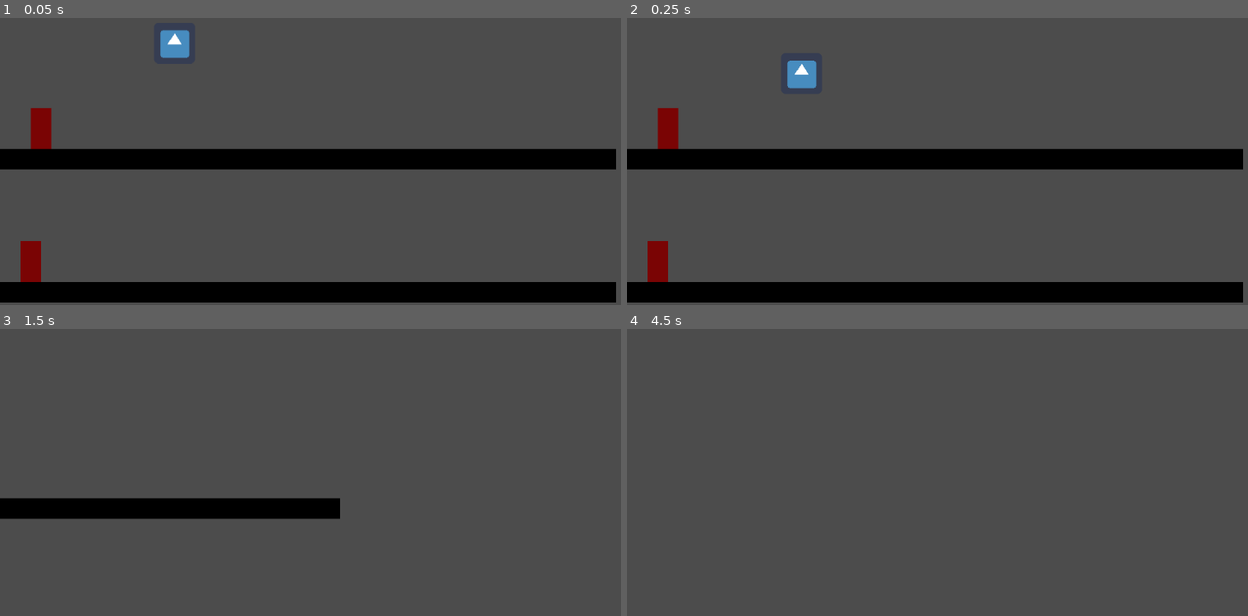
Above: before the commit, frames 1-4 (two rows, left to right).
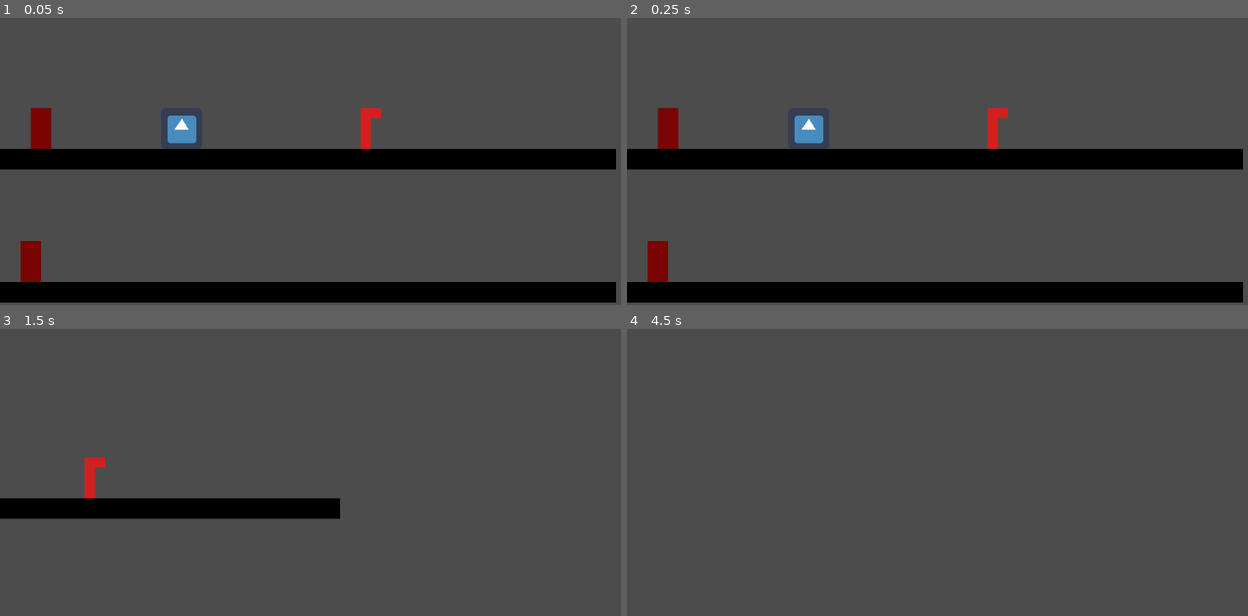
Above: after the commit, the same moments.

Repository: alanzulwas/KittyRunWithBox
Game: Godot game, scene res://Map/Map1.tscn
Same seed, same stepped clock (60 frames per second), same inputs: the game is played once before the commit and once after it. The project has no main scene, so this scene is started directly. The engine's default icon, where the game draws it, is replaced by a stand-in: a white triangle on a blue panel in a dark square.
Inputs (mouse positions are in pixels of both pictures, inside the frame that each line leads up to):
- Up to frame 1 (0.05 s): no input
- Up to frame 2 (0.25 s): no input
- Up to frame 3 (1.5 s): move the mouse to (471, 403) at 0.52 s; press the mouse at (471, 403) at 0.53 s; tap Enter at 1.25 s; move the mouse to (198, 443) at 1.27 s; release the mouse at (198, 443) at 1.28 s; click (198, 443) at 1.35 s
- Up to frame 4 (4.5 s): tap Space at 2, 3.5 s; move the mouse to (1018, 340) at 2.02 s; press the mouse at (1018, 340) at 2.03 s; tap Enter at 2.75, 4.25 s; move the mouse to (925, 501) at 2.77 s; release the mouse at (925, 501) at 2.78 s; click (925, 501) at 2.85 s; move the mouse to (1154, 481) at 3.52 s; press the mouse at (1154, 481) at 3.53 s; move the mouse to (757, 366) at 4.27 s; release the mouse at (757, 366) at 4.28 s; click (757, 366) at 4.35 s

The runs differ from the first frame. In frame 1, 1.2% of the frame differs, in the area x 25-62%, y 4-46%; in frame 2, 1.2%; in frame 3, 0.3%; in frame 4, nothing differs.

Commit message:
Fitured : - PopUp Untuk Pintu - Pintu
Added :
- Enemy

Diff:
--- a/Camera2D.gd
+++ b/Camera2D.gd
@@ -24,8 +24,6 @@
 				zoom_in()
 			if event.button_index == BUTTON_WHEEL_DOWN:
 				zoom_out()
-#			if event.doubleclick:
-#				focus_position(get_global_mouse_position())
 	if event is InputEventMouseMotion:
 		if event.button_mask == BUTTON_MASK_LEFT:
 			position -= event.relative * zoom
--- /dev/null
+++ b/Enemy.gd
@@ -0,0 +1,22 @@
+extends KinematicBody2D
+
+var target = Vector2.ZERO
+var velocity = Vector2.ZERO
+export (int) var speed = 200
+
+func _physics_process(delta):
+	_move_to_object()
+
+func _on_DetectPlayer_body_entered(body):
+	if body.is_in_group("Player"):
+		print("body masuk : ",body.global_position)
+		target = body.global_position
+
+func _move_to_object():
+	if global_position.distance_to(target) > 5:
+		velocity = move_and_slide(velocity)
+
+	if target:
+		velocity = global_position.direction_to(target) * speed
+		if global_position.length() < 3:
+			return
--- /dev/null
+++ b/Enemy.tscn
@@ -0,0 +1,43 @@
+[gd_scene load_steps=4 format=2]
+
+[ext_resource path="res://Enemy.gd" type="Script" id=1]
+
+[sub_resource type="RectangleShape2D" id=1]
+extents = Vector2( 16, 32 )
+
+[sub_resource type="RectangleShape2D" id=2]
+extents = Vector2( 100, 24 )
+
+[node name="Enemy" type="KinematicBody2D" groups=["Enemy"]]
+script = ExtResource( 1 )
+speed = 150
+
+[node name="CollisionShape2D" type="CollisionShape2D" parent="."]
+shape = SubResource( 1 )
+
+[node name="sprite" type="Node2D" parent="."]
+
+[node name="ColorRect" type="ColorRect" parent="sprite"]
+margin_left = -16.0
+margin_top = -32.0
+margin_bottom = 32.0
+mouse_filter = 2
+color = Color( 0.823529, 0.12549, 0.12549, 1 )
+
+[node name="ColorRect2" type="ColorRect" parent="sprite"]
+margin_top = -32.0
+margin_right = 16.0
+margin_bottom = -16.0
+mouse_filter = 2
+color = Color( 0.823529, 0.12549, 0.12549, 1 )
+
+[node name="DetectPlayer" type="Area2D" parent="."]
+
+[node name="CollisionShape2D" type="CollisionShape2D" parent="DetectPlayer"]
+scale = Vector2( 0.88, 1 )
+shape = SubResource( 2 )
+
+[node name="RayCast2D" type="RayCast2D" parent="."]
+position = Vector2( 16, 0 )
+
+[connection signal="body_entered" from="DetectPlayer" to="." method="_on_DetectPlayer_body_entered"]
--- a/Map/Map1.tscn
+++ b/Map/Map1.tscn
@@ -1,7 +1,8 @@
-[gd_scene load_steps=5 format=2]
+[gd_scene load_steps=6 format=2]
 
 [ext_resource path="res://Sprite.tscn" type="PackedScene" id=1]
 [ext_resource path="res://Camera2D.gd" type="Script" id=2]
+[ext_resource path="res://Enemy.tscn" type="PackedScene" id=3]
 
 [sub_resource type="RectangleShape2D" id=1]
 extents = Vector2( 16, 16 )
@@ -20,7 +21,7 @@
 script = ExtResource( 2 )
 
 [node name="Sprite" parent="." instance=ExtResource( 1 )]
-position = Vector2( 272, 184 )
+position = Vector2( 283, 318 )
 
 [node name="Ground1" type="Node2D" parent="."]
 position = Vector2( 320, 368 )
@@ -835,3 +836,6 @@
 margin_bottom = 32.0
 mouse_filter = 2
 color = Color( 0.478431, 0.0156863, 0.0156863, 1 )
+
+[node name="Enemy" parent="." instance=ExtResource( 3 )]
+position = Vector2( 578, 320 )
--- a/PopUp_Pintu.gd
+++ b/PopUp_Pintu.gd
@@ -1,3 +1,18 @@
 extends ColorRect
+
+onready var Map = get_node("../..").name
+onready var Chara = get_node("/root/"+ Map +"/Sprite")
+onready var Pintu1_1 = get_node("/root/"+ Map+ "/Pintu1_1")
+onready var Pintu1_2 = get_node("/root/"+ Map+ "/Pintu1_2")
+
 func _ready():
 	pass # Replace with function body.
+
+func _on_Button2_pressed():
+	Chara.get_node("PopUp_Pintu").visible = false
+	if Chara.getDoorName() == "Pintu1_1":
+		Chara.global_position = Pintu1_2.global_position
+		Chara.setNewTargetPosition(Pintu1_2.global_position)
+	if Chara.getDoorName() == "Pintu1_2":
+		Chara.global_position = Pintu1_1.global_position
+		Chara.setNewTargetPosition(Pintu1_1.global_position)
--- a/PopUp_Pintu.tscn
+++ b/PopUp_Pintu.tscn
@@ -12,16 +12,14 @@
 color = Color( 0.439216, 0.231373, 0.231373, 1 )
 script = ExtResource( 1 )
 
-[node name="Button" type="Button" parent="."]
-anchor_left = 0.314
+[node name="Button2" type="Button" parent="."]
+anchor_left = 0.348
 anchor_top = 0.625
-anchor_right = 0.715
+anchor_right = 0.636
 anchor_bottom = 0.937
-margin_left = 0.272003
-margin_right = 0.0879974
+margin_left = -0.0320053
+margin_right = -0.0240097
 margin_bottom = 0.0319977
-rect_min_size = Vector2( 73.6, 20 )
-mouse_filter = 2
 text = "Masuk"
 
 [node name="Label" type="Label" parent="."]
@@ -31,3 +29,5 @@
 rect_min_size = Vector2( 184, 16 )
 text = "Masuk ke pintu lantai 2"
 align = 1
+
+[connection signal="pressed" from="Button2" to="." method="_on_Button2_pressed"]
--- a/Sprite.gd
+++ b/Sprite.gd
@@ -1,55 +1,3 @@
-#extends KinematicBody2D
-#class_name CharacterPlayer
-#
-#export var move_speed = 250
-#
-#func _process(delta):
-#	delta=delta
-#	_look_at_mouse()
-#	_move_to_mouse()
-#
-#func _look_at_mouse():
-#	look_at(get_global_mouse_position())
-#	rotation_degrees = rotation_degrees + 90
-#
-#func _move_to_mouse():
-#	var direction = get_global_mouse_position() - position
-#	var normalized_direction = direction.normalized()
-#	move_and_slide(normalized_direction * move_speed)
-
-#extends KinematicBody2D
-#class_name CharacterPlayer
-#
-#var velocity = Vector2.ZERO
-#var move_speed = 250
-#var last_mouse_pos = null
-#
-#func _physics_process(delta):
-#	delta = delta
-##	_look_at_mouse()
-#	_move_to_mouse()
-#
-##func _look_at_mouse():
-##	look_at(get_global_mouse_position())
-##	rotation_degrees = rotation_degrees + 90
-#
-#func _unhandled_input(event: InputEvent) -> void :
-#	if event is InputEventMouseButton:
-#		if event.is_action_pressed("ui_left_click") and event.doubleclick:
-#			last_mouse_pos = get_global_mouse_position()
-#
-#func _move_to_mouse():
-#
-#	if last_mouse_pos:
-#		var direction_vector = (last_mouse_pos - global_position)
-#
-#		if direction_vector.length() < 3:
-#			return
-#
-#		direction_vector.y = -10
-#
-#		move_and_slide(direction_vector.normalized() * move_speed)
-
 extends KinematicBody2D
 class_name CharacterPlayer
 
@@ -57,26 +5,29 @@
 
 var target = Vector2.ZERO
 var velocity = Vector2.ZERO
+var door_name = null
+var isMove = false
+
+var playerAlive = true
 
 func _unhandled_input(event):
 	if event is InputEventMouseButton:
 		if event.is_action_pressed("ui_left_click") and event.doubleclick:
 			target = Vector2(get_global_mouse_position().x,self.global_position.y)
 
-func _ready():
-	$PopUp_Pintu.visible = false
+#func _ready():
+#	$PopUp_Pintu.visible = false
 
 func _physics_process(delta):
 	delta = delta
-	_gravity()
-	_move_to_mouse()
+	if playerAlive:
+		_gravity()
+		_move_to_mouse()
 
 func _gravity() -> void :
 	velocity.y += 25
 
-
 func _move_to_mouse():
-
 	if global_position.distance_to(target) > 5:
 		velocity = move_and_slide(velocity)
 
@@ -88,9 +39,24 @@
 func _pintu_area_entered(area):
 	if area.is_in_group("Pintu"):
 		$PopUp_Pintu.visible = true
-		print("Masuk pintu")
+		setDoorName(area.name)
+		print("Masuk pintu : ",area.name)
 
 
 func _pintu_area_exited(area):
 	if area.is_in_group("Pintu"):
 		$PopUp_Pintu.visible = false
+
+func setDoorName(doorName):
+	self.door_name = doorName
+
+func getDoorName():
+	return door_name
+
+func setNewTargetPosition(pos: Vector2):
+	target = Vector2(pos.x,pos.y)
+
+func _enemyBody_entered(body):
+	if body.is_in_group("Enemy"):
+		print("GAME SELESAI")
+		playerAlive = false
--- a/Sprite.tscn
+++ b/Sprite.tscn
@@ -8,9 +8,9 @@
 extents = Vector2( 32, 32 )
 
 [sub_resource type="RectangleShape2D" id=2]
-extents = Vector2( 32, 32 )
+extents = Vector2( 35.5, 34.5 )
 
-[node name="CharacterPlayer" type="KinematicBody2D"]
+[node name="CharacterPlayer" type="KinematicBody2D" groups=["Player"]]
 script = ExtResource( 2 )
 
 [node name="Sprite" type="Sprite" parent="."]
@@ -25,6 +25,7 @@
 shape = SubResource( 2 )
 
 [node name="PopUp_Pintu" parent="." instance=ExtResource( 3 )]
+visible = false
 anchor_right = 0.0
 margin_left = -96.0
 margin_top = -112.0
@@ -33,3 +34,4 @@
 
 [connection signal="area_entered" from="Area2D" to="." method="_pintu_area_entered"]
 [connection signal="area_exited" from="Area2D" to="." method="_pintu_area_exited"]
+[connection signal="body_entered" from="Area2D" to="." method="_enemyBody_entered"]
Not shown, added: .mono/metadata/ide_messaging_meta.txt
